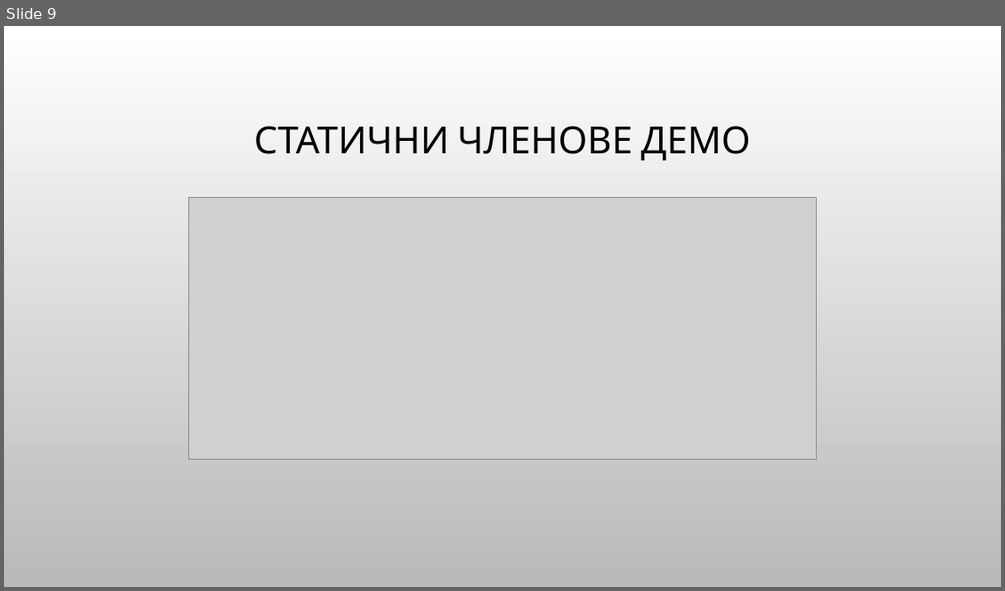
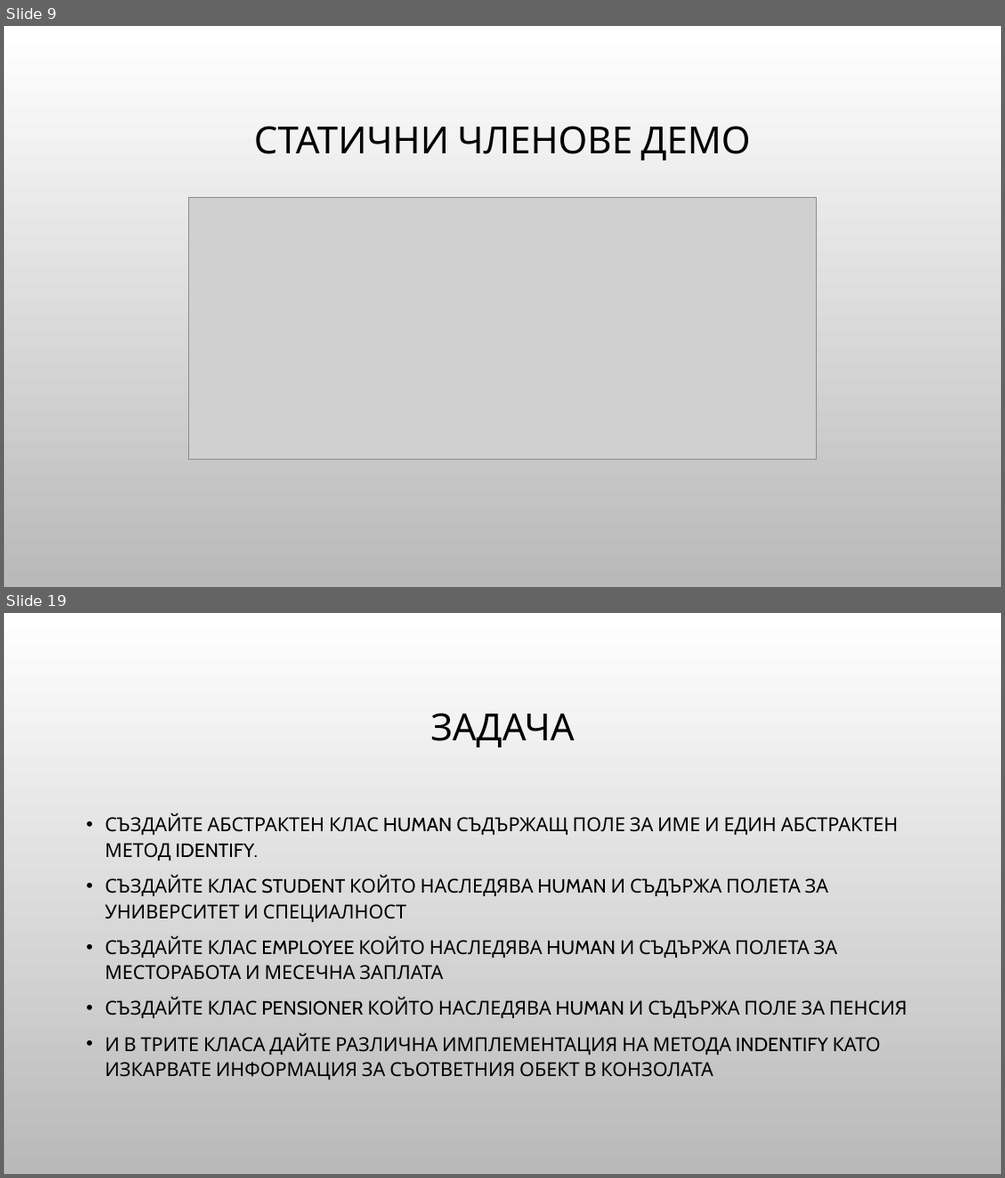
Before and after one commit to Bilyukov/php-mysql-course, a slide deck: 13.oop-in-php.pptx. Shown one above the other, each under a label of ours: slide 9 before the commit, slides 9 and 19 after it; the slides between them are not shown. The pictures are 1005x591 and 1005x1178 pixels, drawn with LibreOffice and Linux fonts; fonts in the diff are those of the drawing; grey boxes stand for pictures; background and template pictures are left out. Boxes give left, top, right and bottom in pixels: in the first picture for what was removed or moved away, otherwise in the second. Text is boxed around its words. In the diff, an @@ line names an element or a change of style, - is before the commit and + after.

```diff
--- a/13.oop-in-php.pptx
+++ b/13.oop-in-php.pptx
@@ slide 19 added at (x1=4, y1=613, x2=1001, y2=1174), background picture (left out) @@
@@ title added at (x1=430, y1=713, x2=574, y2=747), 36 pt, text #000000 @@
+ЗАДАЧА
@@ text added at (x1=105, y1=813, x2=907, y2=1079), 18.5 pt, text #000000 @@
+• СЪЗДАЙТЕ АБСТРАКТЕН КЛАС HUMAN СЪДЪРЖАЩ ПОЛЕ ЗА ИМЕ И ЕДИН АБСТРАКТЕН МЕТОД IDENTIFY.
+• СЪЗДАЙТЕ КЛАС STUDENT КОЙТО НАСЛЕДЯВА HUMAN И СЪДЪРЖА ПОЛЕТА ЗА УНИВЕРСИТЕТ И СПЕЦИАЛНОСТ
+• СЪЗДАЙТЕ КЛАС EMPLOYEE КОЙТО НАСЛЕДЯВА HUMAN И СЪДЪРЖА ПОЛЕТА ЗА МЕСТОРАБОТА И МЕСЕЧНА ЗАПЛАТА
+• СЪЗДАЙТЕ КЛАС PENSIONER КОЙТО НАСЛЕДЯВА HUMAN И СЪДЪРЖА ПОЛЕ ЗА ПЕНСИЯ
+• И В ТРИТЕ КЛАСА ДАЙТЕ РАЗЛИЧНА ИМПЛЕМЕНТАЦИЯ НА МЕТОДА INDENTIFY КАТО ИЗКАРВАТЕ ИНФОРМАЦИЯ ЗА СЪОТВЕТНИЯ ОБЕКТ В КОНЗОЛАТА
```
Also in this commit, not shown: 10 other slides added, 1 slide removed, 11 other files.
